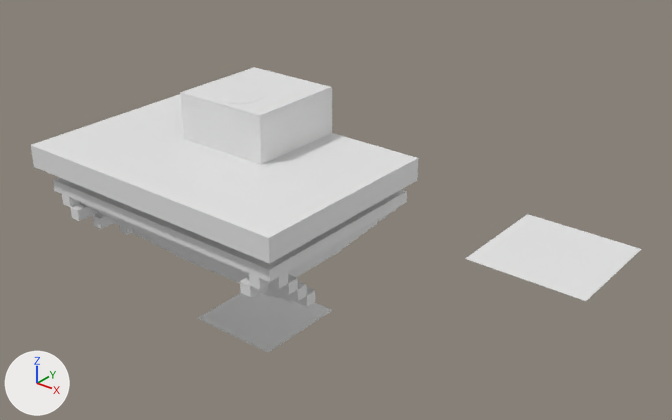
An edit to the Blender file Assets/Meshes/AnimatedWorld_03.blend, drawn before and after from the same camera.
The view is the same before and after, from a 50 mm lens placed at (20.82, -23.56, 12.49), pointed at (4.02, -2.55, -0.53). Lighting does not change. The marker at lower left points along +X, +Y and +Z.

In view in the first picture: 'CeilingWithHole', 'CeilingWithoutHole', 'Extra Stairs', 'Hole.001', 'TwoStepsPlane', 'Walls', 'openFloor', 'openFloor 1 door', 'openFloor 2 door'.
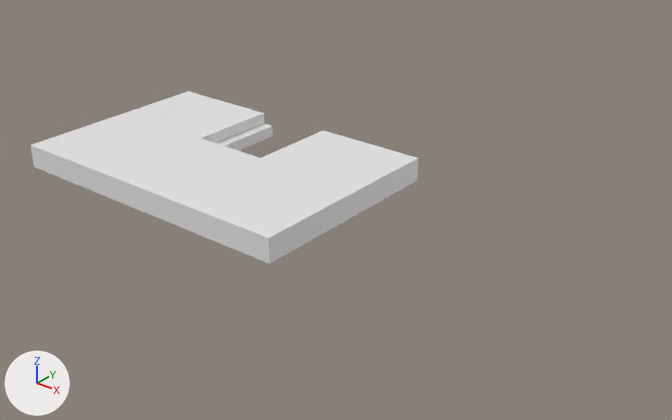
Where the change shows, as pixel boxes [x1, y1, x2, y2] in the pictures (672 x 420 px):
```json
{"object": "Extra Stairs", "change": "hidden", "before": [53, 178, 407, 307]}
{"object": "Walls", "change": "hidden", "before": [180, 87, 332, 165]}
{"object": "openFloor", "change": "hidden", "before": [465, 214, 641, 301]}
{"object": "CeilingWithoutHole", "change": "hidden", "before": [198, 293, 332, 353]}
{"object": "CeilingWithHole", "change": "hidden", "before": [181, 67, 331, 116]}
{"object": "openFloor 2 door", "change": "hidden", "before": [537, 231, 614, 279]}
{"object": "openFloor 1 door", "change": "hidden", "before": [505, 221, 582, 267]}
{"object": "Hole.001", "change": "hidden", "before": [215, 88, 264, 104]}
{"part": 2, "of": "me_cube_013", "change": "cut back", "before": [177, 94, 346, 168], "after": [177, 91, 346, 168]}
```

The change, as JSON lines over the scene's bpy script:
```json
{"block": "me_cube_022", "where": "# used by ob_extra_stairs; location = (0.0, 0.0, -4.51)"}
{"op": "remove", "block": "me_cube_022", "code": "me_cube_022.from_pydata(...)  # 309 vertices, 182 faces; spans x -5.0..5.0, y -6.8..0.0, z 0.8..4.0"}
{"op": "add", "block": "me_cube_022", "code": "me_cube_022.from_pydata(...)  # 169 vertices, 110 faces, 13 loose edges; spans x -5.0..5.0, y -6.8..0.0, z 0.8..4.0"}
{"block": "me_cube_022", "change": "me_cube_022 part 1"}
{"block": "me_cube_022", "change": "147 vertices are removed from x -5.0..5.0, y -6.8..0.0, z 0.8..4.0"}
{"block": "me_cube_022", "change": "164 faces are deleted"}
{"block": "me_cube_022", "change": "7 vertices are added at x -3.0..3.4, y -4.8..0.0, z 2.0..2.4"}
{"block": "me_cube_022", "change": "13 loose edges are added"}
{"block": "me_cube_022", "change": "92 new faces join them"}
{"block": "me_cube_013", "where": "# used by ob_twostepsplane; location = (0.0, 0.0, 0.0); scale = (13.5, 9.0, 1.0)"}
{"op": "remove", "block": "me_cube_013", "code": "me_cube_013.from_pydata(...)  # 73 vertices, 44 faces; spans x -0.4..0.4, y -0.8..0.0, z 0.0..0.8"}
{"op": "add", "block": "me_cube_013", "code": "me_cube_013.from_pydata(...)  # 24 vertices, 14 faces; spans x -0.4..0.4, y -0.8..0.0, z 0.0..0.8"}
{"block": "me_cube_013", "change": "me_cube_013 part 2"}
{"block": "me_cube_013", "change": "49 vertices are removed from x -0.133..0.133, y -0.4..0.0, z 0.0..0.8"}
{"block": "me_cube_013", "change": "39 faces are deleted"}
{"block": "me_cube_013", "change": "9 new faces join them"}
{"op": "add", "block": "ob_extra_stairs", "code": "ob_extra_stairs.hide_set(True)"}
{"op": "add", "block": "ob_hole_001", "code": "ob_hole_001.hide_set(True)"}
{"op": "add", "block": "ob_walls", "code": "ob_walls.hide_set(True)"}
{"op": "add", "block": "ob_ceilingwithhole", "code": "ob_ceilingwithhole.hide_set(True)"}
{"op": "add", "block": "ob_door_2", "code": "ob_door_2.hide_set(True)"}
{"op": "add", "block": "ob_ceilingwithouthole", "code": "ob_ceilingwithouthole.hide_set(True)"}
{"op": "add", "block": "ob_openfloor", "code": "ob_openfloor.hide_set(True)"}
{"op": "add", "block": "ob_openfloor_2_door", "code": "ob_openfloor_2_door.hide_set(True)"}
{"op": "add", "block": "ob_openfloor_1_door", "code": "ob_openfloor_1_door.hide_set(True)"}
```
